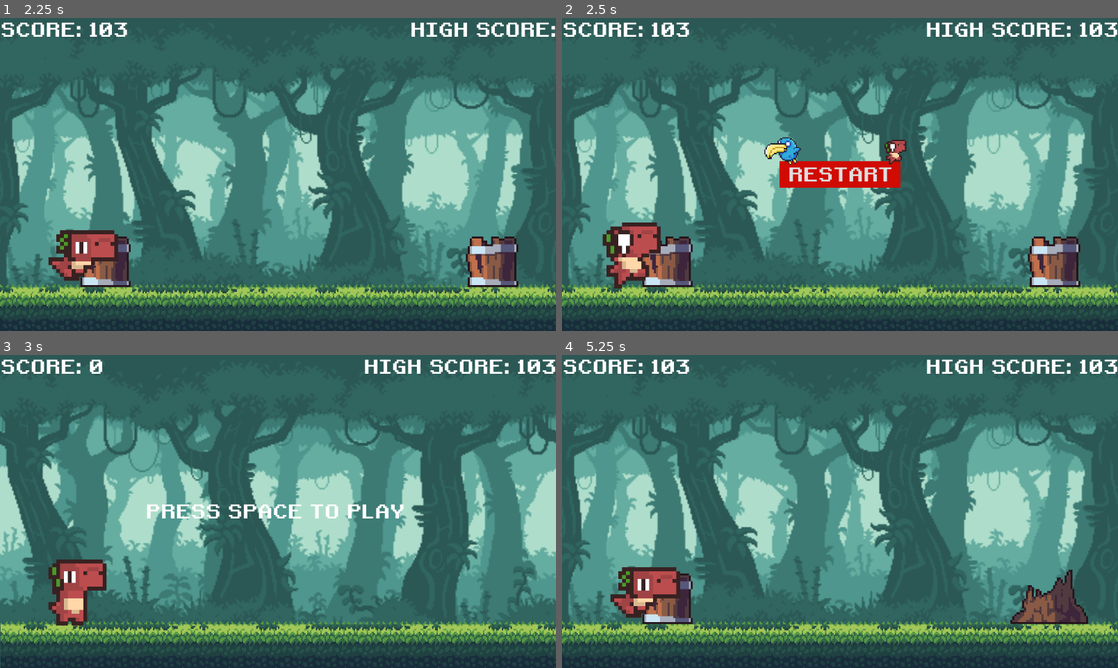
Above: before the commit, frames 1-4 (two rows, left to right).
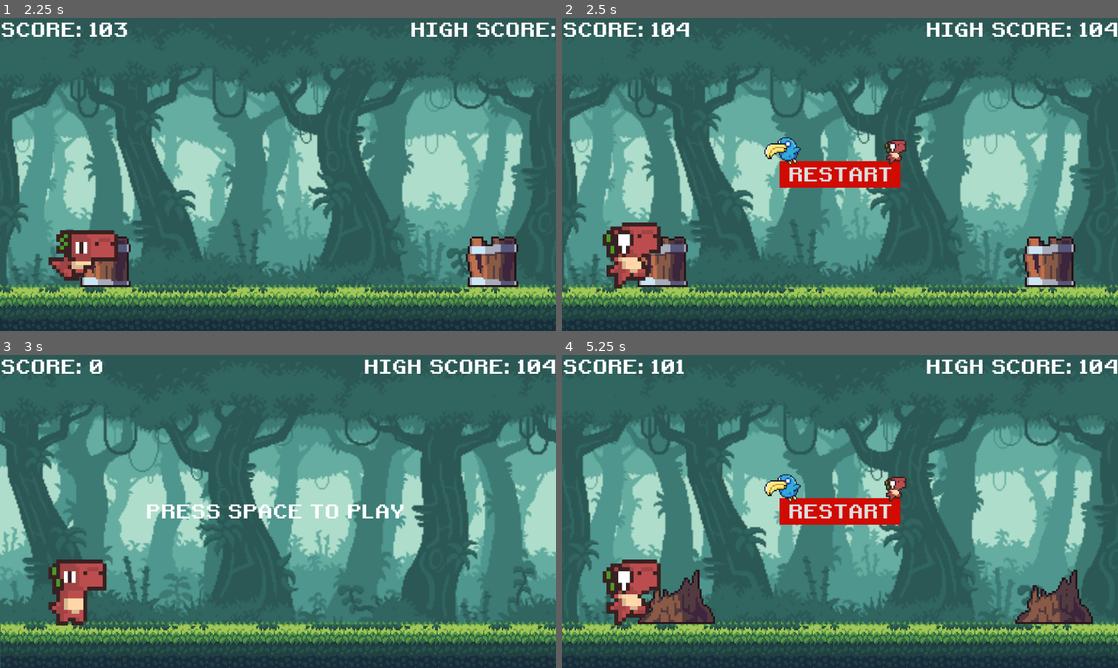
Above: after the commit, the same moments.

Repository: Ky0sann/dinosaur_godot
Game: Godot game, scene res://scenes/main.tscn
The game is run twice, just before and just after one commit, with the same random seed, the same clock (stepped at 60 frames per second) and the same inputs.
Inputs:
- Up to frame 1 (2.25 s): tap Space at 0.5 s; tap Enter (ui_accept) at 0.77, 1.52 s; hold Down (ui_down) from 2.03 s (still down)
- Up to frame 2 (2.5 s): keep holding Down (ui_down)
- Up to frame 3 (3 s): release Down (ui_down) at 2.75 s; click "RESTART" at 2.75 s
- Up to frame 4 (5.25 s): tap Space at 3.5 s; tap Enter (ui_accept) at 3.77, 4.52 s; hold Down (ui_down) from 5.03 s (still down)

Frame 1 is identical in both runs. In frame 2, 14% of the frame differs, in the area x 0-100%, y 1-93%; in frame 3, less than 0.1%; in frame 4, 24%.

Commit message:
améliorations collisions

Diff:
--- a/godotproject/scenes/barrel.tscn
+++ b/godotproject/scenes/barrel.tscn
@@ -1,9 +1,6 @@
-[gd_scene load_steps=3 format=3 uid="uid://ccnbc1mf0m6vh"]
+[gd_scene load_steps=2 format=3 uid="uid://ccnbc1mf0m6vh"]
 
 [ext_resource type="Texture2D" uid="uid://ba72m30ngrvk6" path="res://assets/img/barrel.png" id="1_lgxo2"]
-
-[sub_resource type="RectangleShape2D" id="RectangleShape2D_wm88u"]
-size = Vector2(112, 112)
 
 [node name="Barrel" type="Area2D"]
 
@@ -12,5 +9,6 @@
 scale = Vector2(4, 4)
 texture = ExtResource("1_lgxo2")
 
-[node name="CollisionShape2D" type="CollisionShape2D" parent="."]
-shape = SubResource("RectangleShape2D_wm88u")
+[node name="CollisionPolygon2D" type="CollisionPolygon2D" parent="."]
+scale = Vector2(4, 4)
+polygon = PackedVector2Array(-13.5, 13, -13.5, -13, 13.5, -13, 13.5, 13)
--- a/godotproject/scenes/bird.tscn
+++ b/godotproject/scenes/bird.tscn
@@ -40,11 +40,11 @@
 }]
 
 [sub_resource type="RectangleShape2D" id="RectangleShape2D_80b4i"]
-size = Vector2(48, 56)
+size = Vector2(44, 52)
 
 [sub_resource type="CapsuleShape2D" id="CapsuleShape2D_2d27d"]
-radius = 32.0
-height = 80.0
+radius = 30.0
+height = 72.0
 
 [node name="Bird" type="Area2D"]
 script = ExtResource("1_47e64")
@@ -57,9 +57,9 @@
 autoplay = "flying"
 
 [node name="CollisionShape2D" type="CollisionShape2D" parent="."]
-position = Vector2(-40, 4)
+position = Vector2(-38, 2)
 shape = SubResource("RectangleShape2D_80b4i")
 
 [node name="CollisionShape2D2" type="CollisionShape2D" parent="."]
-position = Vector2(16, 0)
+position = Vector2(16, -1)
 shape = SubResource("CapsuleShape2D_2d27d")
Not shown, changed: dinosaurgame.exe
